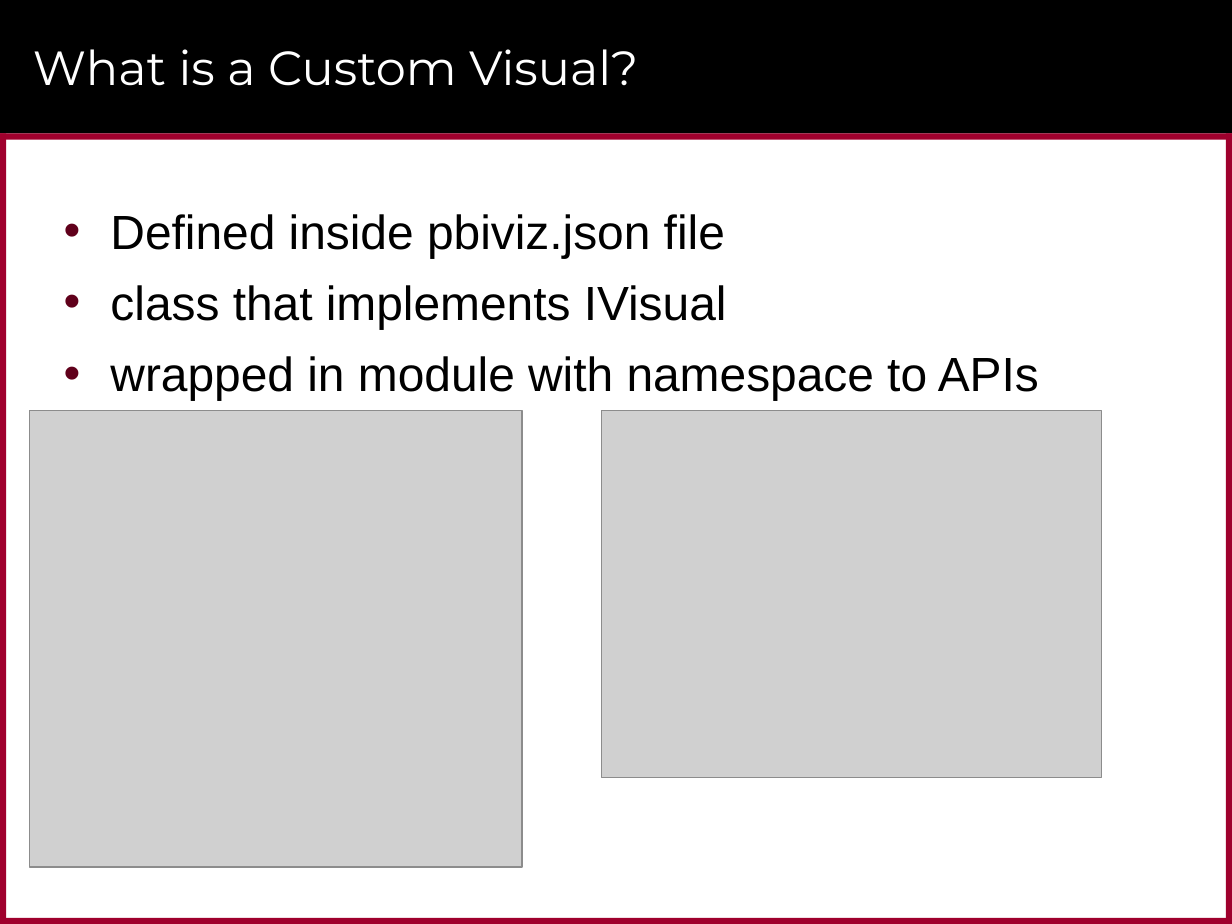
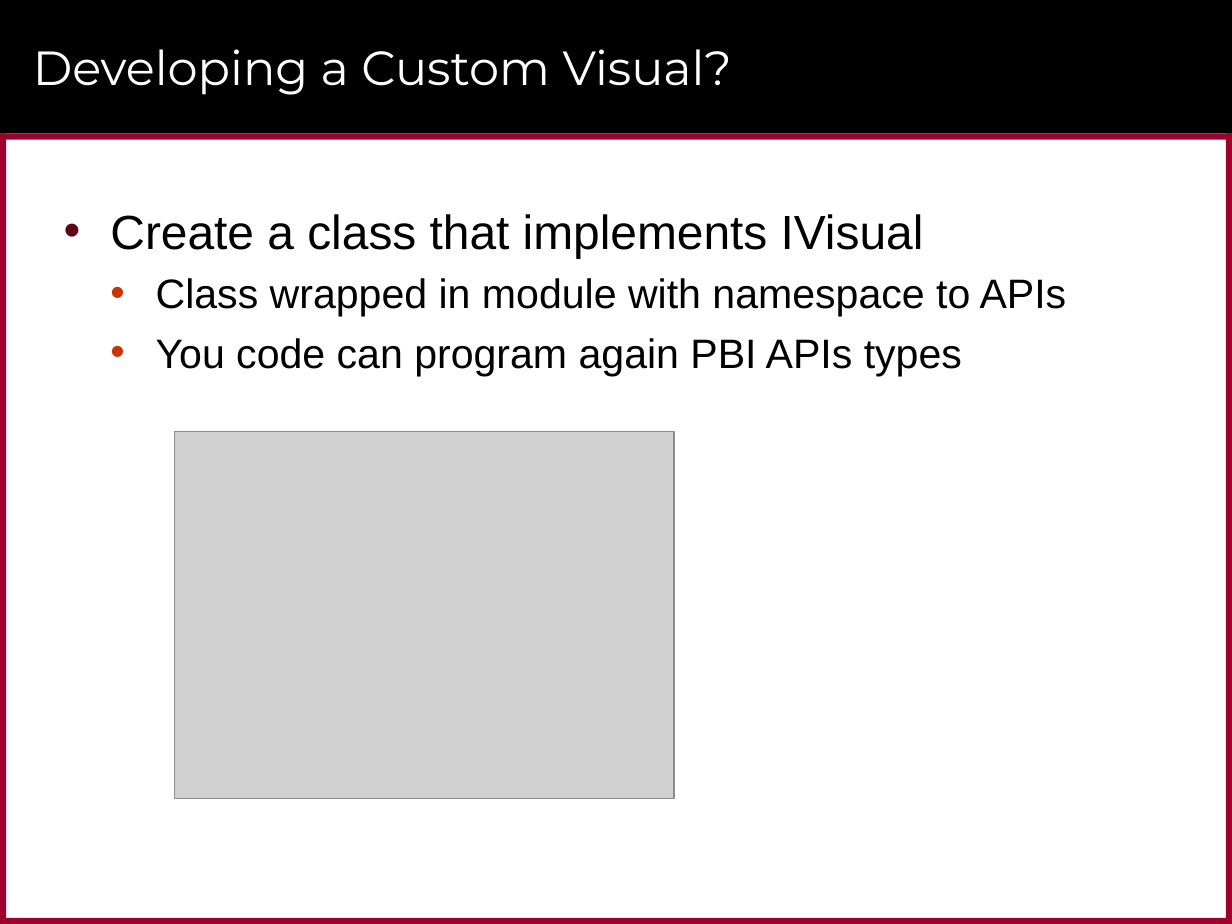
Before and after one commit to CriticalPathTraining/CustomVisualsForPowerBI, a slide deck: slide 31 of CustomVisualsForPowerBI.pptx (slide 27 before the commit). Drawn at 1232x924 pixels with LibreOffice and Linux fonts; fonts in the diff are those of the drawing; grey boxes stand for pictures; background and template pictures are left out. Boxes give left, top, right and bottom in pixels: in the first picture for what was removed or moved away, otherwise in the second. Text is boxed around its words. In the diff, an @@ line names an element or a change of style, - is before the commit and + after.

```diff
--- a/CustomVisualsForPowerBI.pptx
+++ b/CustomVisualsForPowerBI.pptx
@@ title at (x1=33, y1=49, x2=732, y2=95): text changed @@
-What is a Custom Visual?
+Developing a Custom Visual?
@@ text at (x1=110, y1=214, x2=1067, y2=376): text changed; size 28 to 24 pt @@
-• Defined inside pbiviz.json file
-• class that implements IVisual
-• wrapped in module with namespace to APIs interfaces
+• Create a class that implements IVisual
+  • Class wrapped in module with namespace to APIs
+  • You code can program again PBI APIs types
@@ picture removed at (x1=30, y1=410, x2=522, y2=867) @@
@@ picture moved from (x1=601, y1=410, x2=1100, y2=777) to (x1=175, y1=431, x2=674, y2=798) @@
```
Also in this commit, not shown: 1 other slide changed, 3 slides added, 51 other files.
